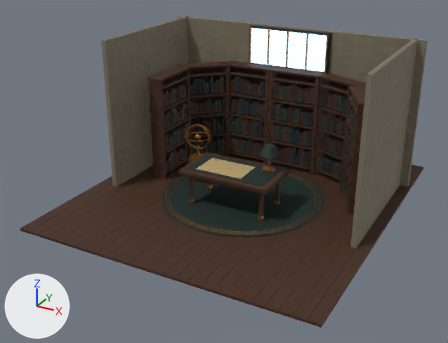
One commit to the glTF model apps/web/public/history/archive/room.glb: the scene before it, then after it.
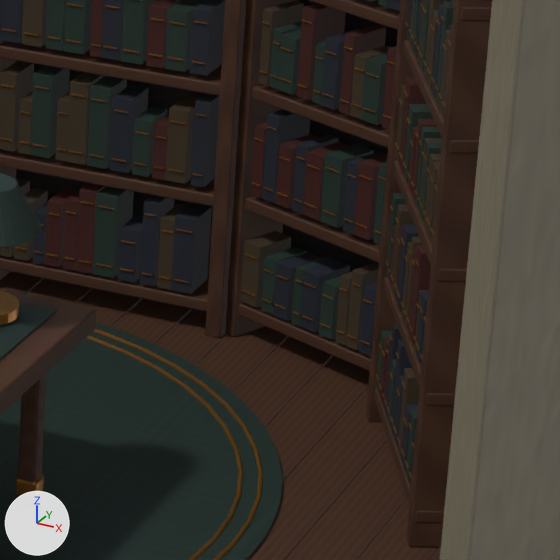
There are two pictures of each version: one whole from a 50 mm lens placed at (9.12, -17.57, 9.83), pointed at (-0.38, -0.3, 1.19), one close up on the part from 61% to 84% of the width and 33% to 63% of the height. Lighting does not change. The marker at lower left points along +X, +Y and +Z. The older version's two pictures come first. Where no turn or scale is listed for an object, it has been applied to the vertices.

Script lines for the objects in view, before the commit:
```python
me_cube_039 = bpy.data.meshes.new('Cube.039')
me_cube_039.from_pydata(...)  # 608 vertices, 912 faces; spans x -0.27..7.46, y -0.19..3.14, z -0.22..2.94
me_cube_039.materials.append(mat_binding_3)  # picture img_binding_3_surface
me_cube_042 = bpy.data.meshes.new('Cube.042')
me_cube_042.from_pydata(...)  # 520 vertices, 780 faces; spans x -0.28..7.26, y -0.3..3.05, z -0.24..2.92
me_cube_042.materials.append(mat_binding_0)  # picture img_binding_0_surface
me_torus = bpy.data.meshes.new('Torus')
me_torus.from_pydata(...)  # 7360 vertices, 12420 faces; spans x -3.53..3.67, y -2.78..3.59, z -0.01..5.34
me_torus.materials.append(mat_aged_brass)  # picture img_aged_brass_surface
ob_cloth_bound_volume_001 = bpy.data.objects.new('Cloth-bound volume.001', me_cube_039)
ob_cloth_bound_volume_001.location = (-3.49, 0.665, 0.514)
ob_cloth_bound_volume_002 = bpy.data.objects.new('Cloth-bound volume.002', me_cube_042)
ob_cloth_bound_volume_002.location = (-3.49, 0.771, 0.534)
ob_rug_border = bpy.data.objects.new('Rug border', me_torus)
ob_rug_border.location = (0.0, 0.4, 0.034)
# also in view: 'Oak floorboard' at (-0.1, 0.6, 1.91); 'Archive rug' at (0.0, 0.4, 1.13); 'Cloth-bound volume' at (0.11, 2.13, 1.87); 'Plaster backdrop' at (0.0, 1.6, 2.7); 'Cabinet backing' at (0.12, 2.26, 2.69)
```
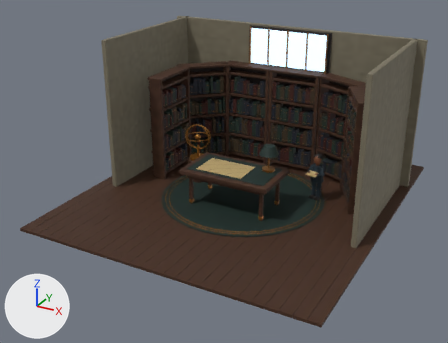
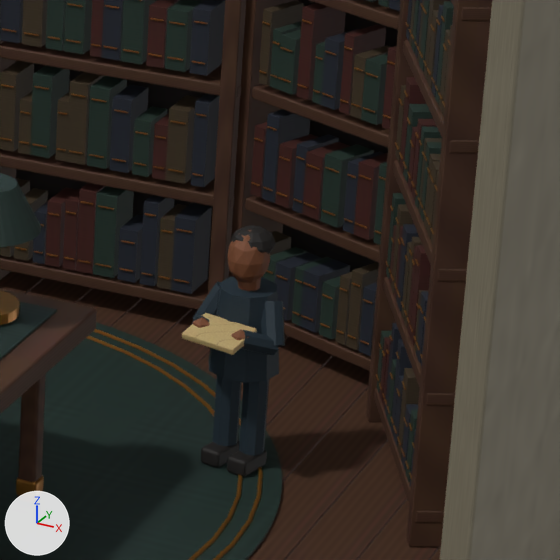
Location of each change, (x1, y1, x2, y2) in pixels of the close-ups (560 x 560 px):
'Figure trouser', added
    after: (192, 277, 285, 456)
'Figure shoe', added
    after: (201, 225, 276, 477)
'Figure collar', added (brown)
    after: (193, 230, 270, 347)
'Figure illustrative blank folio', added (brown)
    after: (182, 313, 257, 355)

The change in detail:
Picture 'Illustrative figure indigo cloth surface' (img_illustrative_figure_indigo_cloth_surface) is new.
Picture 'Illustrative figure dark umber surface' (img_illustrative_figure_dark_umber_surface) is new.
Picture 'Illustrative figure warm clay surface' (img_illustrative_figure_warm_clay_surface) is new.
Material 'Illustrative figure indigo cloth' (mat_illustrative_figure_indigo_cloth) is new.
Its texture is img_illustrative_figure_indigo_cloth_surface.
Its roughness is 0.72.
Material 'Illustrative figure dark umber' (mat_illustrative_figure_dark_umber) is new.
Its texture is img_illustrative_figure_dark_umber_surface.
Its roughness is 0.72.
Material 'Illustrative figure warm clay' (mat_illustrative_figure_warm_clay) is new.
Its texture is img_illustrative_figure_warm_clay_surface.
Its roughness is 0.72.
Mesh me_cylinder_006 is new.
It has 116 vertices, 204 faces and spans x -0.26..0.423, y -0.395..0.211, z -0.31..0.84.
It uses material mat_illustrative_figure_indigo_cloth (picture img_illustrative_figure_indigo_cloth_surface).
Mesh me_cube_947 is new.
It has 174 vertices, 336 faces and spans x -0.1..0.3, y -0.19..0.18, z -0.06..1.62.
It uses material mat_illustrative_figure_dark_umber (picture img_illustrative_figure_dark_umber_surface).
Mesh me_cube_949 is new.
It has 56 vertices, 108 faces and spans x -0.224..0.224, y -0.178..0.178, z -0.051..0.051.
It uses material mat_illustrative_parchment (picture img_illustrative_parchment_surface).
Mesh me_cylinder_008 is new.
It has 86 vertices, 156 faces and spans x -0.271..0.14, y -0.386..0.124, z -0.328..0.377.
It uses material mat_illustrative_figure_warm_clay (picture img_illustrative_figure_warm_clay_surface).
Object 'Figure trouser' (ob_figure_trouser) is new; it shows me_cylinder_006.
Its location is (2.248, 1.573, 0.46).
Object 'Figure shoe' (ob_figure_shoe) is new; it shows me_cube_947.
Its location is (2.237, 1.524, 0.09).
Object 'Figure illustrative blank folio' (ob_figure_illustrative_blank_folio) is new; it shows me_cube_949.
Its location is (2.28, 1.238, 1.07).
Object 'Figure collar' (ob_figure_collar) is new; it shows me_cylinder_008.
Its location is (2.35, 1.55, 1.33).
